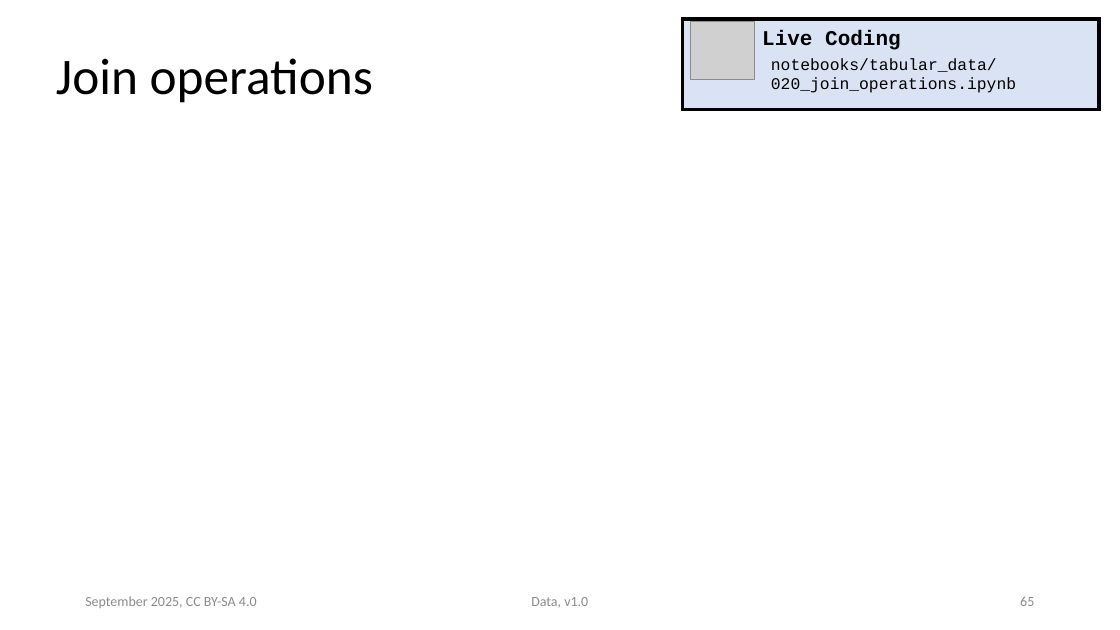
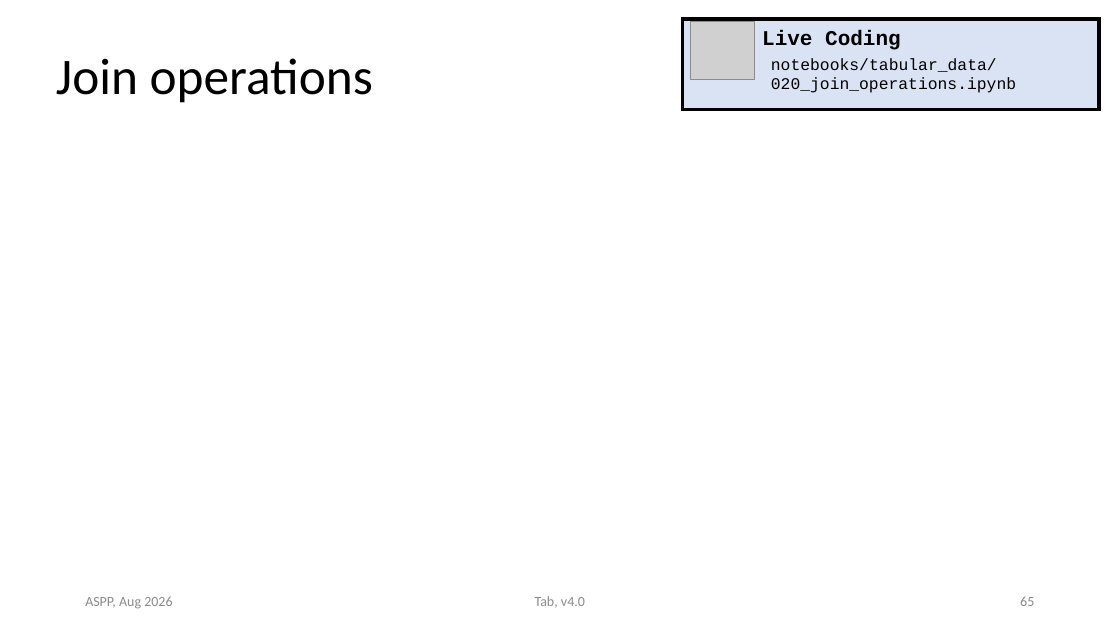
Before and after one commit to ASPP/data_class, a slide deck: slide 65 of tabular_data.pptx. Drawn at 1120x630 pixels with LibreOffice and Linux fonts; fonts in the diff are those of the drawing; grey boxes stand for pictures. Boxes give left, top, right and bottom in pixels: in the first picture for what was removed or moved away, otherwise in the second. Text is boxed around its words. In the diff, an @@ line names an element or a change of style, - is before the commit and + after.

```diff
--- a/tabular_data.pptx
+++ b/tabular_data.pptx
@@ text at bbox=[85, 596, 172, 609]: text changed @@
-September 2025, CC BY-SA 4.0
+ASPP, Aug 2026
@@ text at bbox=[535, 596, 585, 608]: text changed @@
-Data, v1.0
+Tab, v4.0
```
Also in this commit, not shown: 82 other slides changed, 1 slide added, 1 slide removed, 1 other file.
